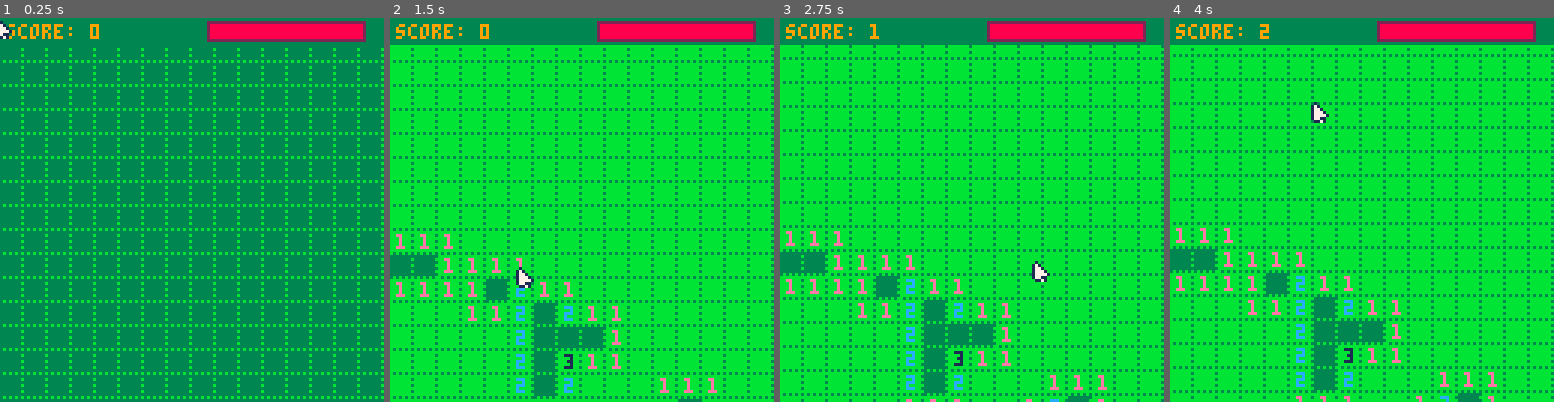
Above: before the commit, frames 1-4 (left to right).
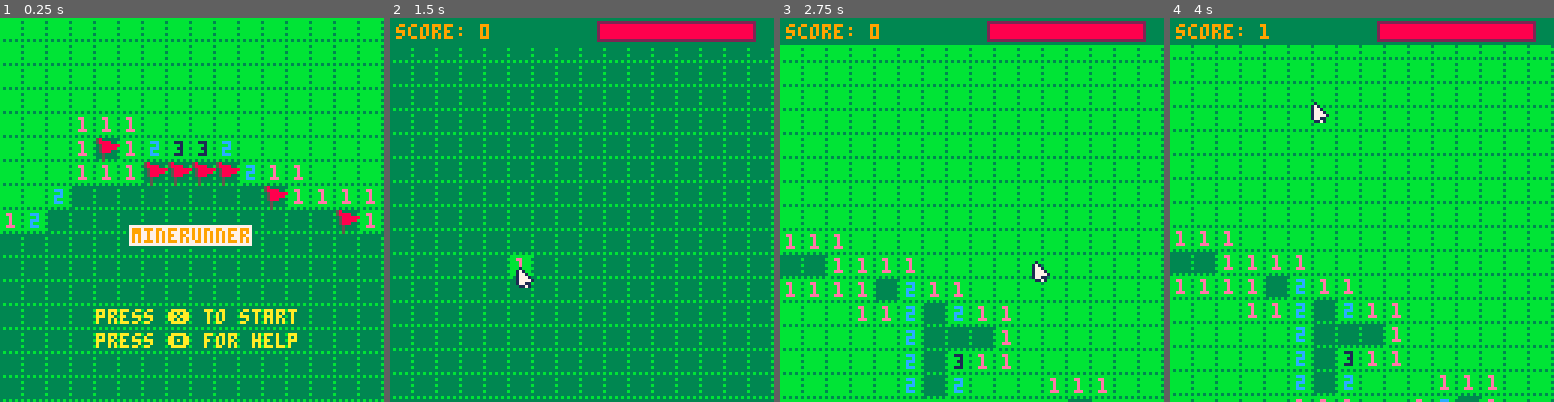
Above: after the commit, the same moments.

Repository: dakerfp/minerunner.p8
Game: PICO-8 cartridge mr.p8
Same seed, same stepped clock (60 frames per second), same inputs: the game is played once before the commit and once after it.
Inputs (mouse positions are in pixels of both pictures, inside the frame that each line leads up to):
- Up to frame 1 (0.25 s): no input
- Up to frame 2 (1.5 s): tap O (Z key) at 0.33, 0.7, 1.43 s; click (459, 121) at 0.67 s; tap X (X key) at 1.07 s; click (520, 267) at 1.22 s
- Up to frame 3 (2.75 s): click (975, 114) at 1.77 s; hold Left 1.97-2.37 s; tap X (X key) at 2.07, 2.4, 2.73 s; tap O (Z key) at 2.22 s; click (1037, 259) at 2.32 s; hold Down from 2.42 s (still down)
- Up to frame 4 (4 s): release Down at 2.82 s; click (1492, 106) at 2.87 s; hold Right 2.87-3.53 s; tap X (X key) at 3.07, 3.4, 3.73 s; tap O (Z key) at 3.1, 3.98 s; click (1254, 256) at 3.42 s; hold Up from 3.58 s (still down); click (1315, 102) at 3.97 s

The runs differ from the first frame. In frame 1, 53% of the frame differs, in the area x 0-100%, y 0-100%; in frame 2, 89%, in the area x 0-100%, y 7-100%; in frame 3, 22%; in frame 4, 22%.

Commit message:
add intro screen

Diff:
--- a/mr.p8
+++ b/mr.p8
@@ -1,6 +1,9 @@
 pico-8 cartridge // http://www.pico-8.com
 version 16
 __lua__
+-- mine runner
+-- version 0.1
+-- author dakerfp
 
 lastb=0
 function mouse()
@@ -183,8 +186,7 @@
 	poke(0x5f2d, 1)
 	cartdata("mine_runner")
 	highest_score=dget(0)
-	init_game_session()
-	_update=update_game_loop
+	_update=update_intro
 end
 
 function map_to_grid(mx,my)
@@ -249,6 +251,15 @@
 		dy+=8
 	end
 	life=max(life,0)
+end
+
+show_help=false
+function update_intro()
+	show_help=btn(🅾️)
+	if btnp(❎) then
+		init_game_session()
+		_update=update_game_loop
+	end
 end
 
 restart=false
@@ -286,8 +297,39 @@
 
 -->8
 
+function draw_text(txt,x,y,c)
+	for i=1,#txt	do
+		print(txt[i],x,y,c)
+		y+=8
+	end
+end
+
 function _draw()
 	cls()
+	if _update==update_intro then
+		map(0,0,0,0,16,16)
+		spr(43,20,20)
+		spr(44,30,20)
+		if show_help then
+			x=16
+			y=60
+			rectfill(0,0,128,128,3)
+			txt={
+				"click left mouse button:",
+				"to reveal tile",
+				"click right mouse button:",
+				"to add flag over a tile",
+				"hold middle mouse button:",
+				"to speed up the map"}
+			draw_text(txt,x,y,9)
+		else
+			rectfill(43,69,83,75,7)
+			print("minerunner",44,70,9)
+			draw_text({"press ❎ to start","press 🅾️ for help"},32,97,10)
+		end
+		return
+	end
+
 	map(0,0,0,dy,16,#rows)
 	x,y=map_to_grid(mx,my)
 	rectfill(0,0,128,8,3)
@@ -341,35 +383,35 @@
 bbbbbbbbbbbbbbbbbbbbbbbbbbbbbbbbbbbbbbbbbbbbbbbbbbbbbbbbbbbbbbbbbbbbbbbb00000000000000000000000000000000000000000000000000000000
 b3b3b3b3b3b3b3b3b3b3b3b3b3b3b3b3b3b3b3b3b3b3b3b3b3b3b3b3b3b3b3b3b3b3b3b300000000000000000000000000000000000000000000000000000000
 __map__
-1111111111111111111111111111111100000000000000000000000000000000000000000000000000000000000000000000000000000000000000000000000000000000000000000000000000000000000000000000000000000000000000000000000000000000000000000000000000000000000000000000000000000000
-1111111111111111111111111111111100000000000000000000000000000000000000000000000000000000000000000000000000000000000000000000000000000000000000000000000000000000000000000000000000000000000000000000000000000000000000000000000000000000000000000000000000000000
-1111111111111111111111111111111100000000000000000000000000000000000000000000000000000000000000000000000000000000000000000000000000000000000000000000000000000000000000000000000000000000000000000000000000000000000000000000000000000000000000000000000000000000
-1111111111111111111111111111111100000000000000000000000000000000000000000000000000000000000000000000000000000000000000000000000000000000000000000000000000000000000000000000000000000000000000000000000000000000000000000000000000000000000000000000000000000000
-1111111111111111111111111111111100000000000000000000000000000000000000000000000000000000000000000000000000000000000000000000000000000000000000000000000000000000000000000000000000000000000000000000000000000000000000000000000000000000000000000000000000000000
-1111111111111111111111111111111100000000000000000000000000000000000000000000000000000000000000000000000000000000000000000000000000000000000000000000000000000000000000000000000000000000000000000000000000000000000000000000000000000000000000000000000000000000
-1111111111111111111111111111111100000000000000000000000000000000000000000000000000000000000000000000000000000000000000000000000000000000000000000000000000000000000000000000000000000000000000000000000000000000000000000000000000000000000000000000000000000000
-1111111111111111111111111111111100000000000000000000000000000000000000000000000000000000000000000000000000000000000000000000000000000000000000000000000000000000000000000000000000000000000000000000000000000000000000000000000000000000000000000000000000000000
-1111111111111111111111111111111100000000000000000000000000000000000000000000000000000000000000000000000000000000000000000000000000000000000000000000000000000000000000000000000000000000000000000000000000000000000000000000000000000000000000000000000000000000
-1111111111111111111111111111111100000000000000000000000000000000000000000000000000000000000000000000000000000000000000000000000000000000000000000000000000000000000000000000000000000000000000000000000000000000000000000000000000000000000000000000000000000000
-1111111111111111111111111111111100000000000000000000000000000000000000000000000000000000000000000000000000000000000000000000000000000000000000000000000000000000000000000000000000000000000000000000000000000000000000000000000000000000000000000000000000000000
-1111111111111111111111111111111111110000000000000000000000000000000000000000000000000000000000000000000000000000000000000000000000000000000000000000000000000000000000000000000000000000000000000000000000000000000000000000000000000000000000000000000000000000
-1111111111111111111111111111111111110000000000000000000000000000000000000000000000000000000000000000000000000000000000000000000000000000000000000000000000000000000000000000000000000000000000000000000000000000000000000000000000000000000000000000000000000000
-1111111111111111111111111111111111110000000000000000000000000000000000000000000000000000000000000000000000000000000000000000000000000000000000000000000000000000000000000000000000000000000000000000000000000000000000000000000000000000000000000000000000000000
-1111111111111111111111111111111111110000000000000000000000000000000000000000000000000000000000000000000000000000000000000000000000000000000000000000000000000000000000000000000000000000000000000000000000000000000000000000000000000000000000000000000000000000
-1111111111111111111111111111111111110000000000000000000000000000000000000000000000000000000000000000000000000000000000000000000000000000000000000000000000000000000000000000000000000000000000000000000000000000000000000000000000000000000000000000000000000000
-1111111111111111111111111111111111110000000000000000000000000000000000000000000000000000000000000000000000000000000000000000000000000000000000000000000000000000000000000000000000000000000000000000000000000000000000000000000000000000000000000000000000000000
-1111111111111111111111111111111111110000000000000000000000000000000000000000000000000000000000000000000000000000000000000000000000000000000000000000000000000000000000000000000000000000000000000000000000000000000000000000000000000000000000000000000000000000
-1111111111111111111111111111111111110000000000000000000000000000000000000000000000000000000000000000000000000000000000000000000000000000000000000000000000000000000000000000000000000000000000000000000000000000000000000000000000000000000000000000000000000000
-1111111111111111111111111111111111110000000000000000000000000000000000000000000000000000000000000000000000000000000000000000000000000000000000000000000000000000000000000000000000000000000000000000000000000000000000000000000000000000000000000000000000000000
-1111111111111111111111111111111100000000000000000000000000000000000000000000000000000000000000000000000000000000000000000000000000000000000000000000000000000000000000000000000000000000000000000000000000000000000000000000000000000000000000000000000000000000
-1111111111111111111111111111111100000000000000000000000000000000000000000000000000000000000000000000000000000000000000000000000000000000000000000000000000000000000000000000000000000000000000000000000000000000000000000000000000000000000000000000000000000000
-1111111111111111111111111111111100000000000000000000000000000000000000000000000000000000000000000000000000000000000000000000000000000000000000000000000000000000000000000000000000000000000000000000000000000000000000000000000000000000000000000000000000000000
-1111111111111111111111111111111100000000000000000000000000000000000000000000000000000000000000000000000000000000000000000000000000000000000000000000000000000000000000000000000000000000000000000000000000000000000000000000000000000000000000000000000000000000
-…(8 lines of a section not shown)…
+1010101010101010101010101010101000000000000000000000000000000000000000000000000000000000000000000000000000000000000000000000000000000000000000000000000000000000000000000000000000000000000000000000000000000000000000000000000000000000000000000000000000000000
+1010101010101010101010101010101000000000000000000000000000000000000000000000000000000000000000000000000000000000000000000000000000000000000000000000000000000000000000000000000000000000000000000000000000000000000000000000000000000000000000000000000000000000
+1010101010101010101010101010101000000000000000000000000000000000000000000000000000000000000000000000000000000000000000000000000000000000000000000000000000000000000000000000000000000000000000000000000000000000000000000000000000000000000000000000000000000000
+1010101010101010101010101010101000000000000000000000000000000000000000000000000000000000000000000000000000000000000000000000000000000000000000000000000000000000000000000000000000000000000000000000000000000000000000000000000000000000000000000000000000000000
+1010102121211010101010101010101000000000000000000000000000000000000000000000000000000000000000000000000000000000000000000000000000000000000000000000000000000000000000000000000000000000000000000000000000000000000000000000000000000000000000000000000000000000
+1010102112212223232210101010101000000000000000000000000000000000000000000000000000000000000000000000000000000000000000000000000000000000000000000000000000000000000000000000000000000000000000000000000000000000000000000000000000000000000000000000000000000000
+1010102121211212121222212110101000000000000000000000000000000000000000000000000000000000000000000000000000000000000000000000000000000000000000000000000000000000000000000000000000000000000000000000000000000000000000000000000000000000000000000000000000000000
+1010221111111111111111122121212100000000000000000000000000000000000000000000000000000000000000000000000000000000000000000000000000000000000000000000000000000000000000000000000000000000000000000000000000000000000000000000000000000000000000000000000000000000
+2122111111111111111111111111122100000000000000000000000000000000000000000000000000000000000000000000000000000000000000000000000000000000000000000000000000000000000000000000000000000000000000000000000000000000000000000000000000000000000000000000000000000000
+1111111111111111111111111111111100000000000000000000000000000000000000000000000000000000000000000000000000000000000000000000000000000000000000000000000000000000000000000000000000000000000000000000000000000000000000000000000000000000000000000000000000000000
+1111111111111111111111111111111100000000000000000000000000000000000000000000000000000000000000000000000000000000000000000000000000000000000000000000000000000000000000000000000000000000000000000000000000000000000000000000000000000000000000000000000000000000
+1111111111111111111111111111111111110000000000000000000000000000000000000000000000000000000000000000000000000000000000000000000000000000000000000000000000000000000000000000000000000000000000000000000000000000000000000000000000000000000000000000000000000000
+1111111111111111111111111111111111110000000000000000000000000000000000000000000000000000000000000000000000000000000000000000000000000000000000000000000000000000000000000000000000000000000000000000000000000000000000000000000000000000000000000000000000000000
+1111111111111111111111111111111111110000000000000000000000000000000000000000000000000000000000000000000000000000000000000000000000000000000000000000000000000000000000000000000000000000000000000000000000000000000000000000000000000000000000000000000000000000
+1111111111111111111111111111111111110000000000000000000000000000000000000000000000000000000000000000000000000000000000000000000000000000000000000000000000000000000000000000000000000000000000000000000000000000000000000000000000000000000000000000000000000000
+1111111111111111111111111111111111110000000000000000000000000000000000000000000000000000000000000000000000000000000000000000000000000000000000000000000000000000000000000000000000000000000000000000000000000000000000000000000000000000000000000000000000000000
+1111111111111111111111111111111111110000000000000000000000000000000000000000000000000000000000000000000000000000000000000000000000000000000000000000000000000000000000000000000000000000000000000000000000000000000000000000000000000000000000000000000000000000
+1111111111111111111111111111111111110000000000000000000000000000000000000000000000000000000000000000000000000000000000000000000000000000000000000000000000000000000000000000000000000000000000000000000000000000000000000000000000000000000000000000000000000000
+1111111111111111111111111111111111110000000000000000000000000000000000000000000000000000000000000000000000000000000000000000000000000000000000000000000000000000000000000000000000000000000000000000000000000000000000000000000000000000000000000000000000000000
+1111111111111111111111111111111111110000000000000000000000000000000000000000000000000000000000000000000000000000000000000000000000000000000000000000000000000000000000000000000000000000000000000000000000000000000000000000000000000000000000000000000000000000
+1111111111111111111111111111111100000000000000000000000000000000000000000000000000000000000000000000000000000000000000000000000000000000000000000000000000000000000000000000000000000000000000000000000000000000000000000000000000000000000000000000000000000000
+1111111111111111111111111111111100000000000000000000000000000000000000000000000000000000000000000000000000000000000000000000000000000000000000000000000000000000000000000000000000000000000000000000000000000000000000000000000000000000000000000000000000000000
+1111111111111111111111111111111100000000000000000000000000000000000000000000000000000000000000000000000000000000000000000000000000000000000000000000000000000000000000000000000000000000000000000000000000000000000000000000000000000000000000000000000000000000
+1111111111111111111111111111111100000000000000000000000000000000000000000000000000000000000000000000000000000000000000000000000000000000000000000000000000000000000000000000000000000000000000000000000000000000000000000000000000000000000000000000000000000000
+…(8 lines of a section not shown)…
